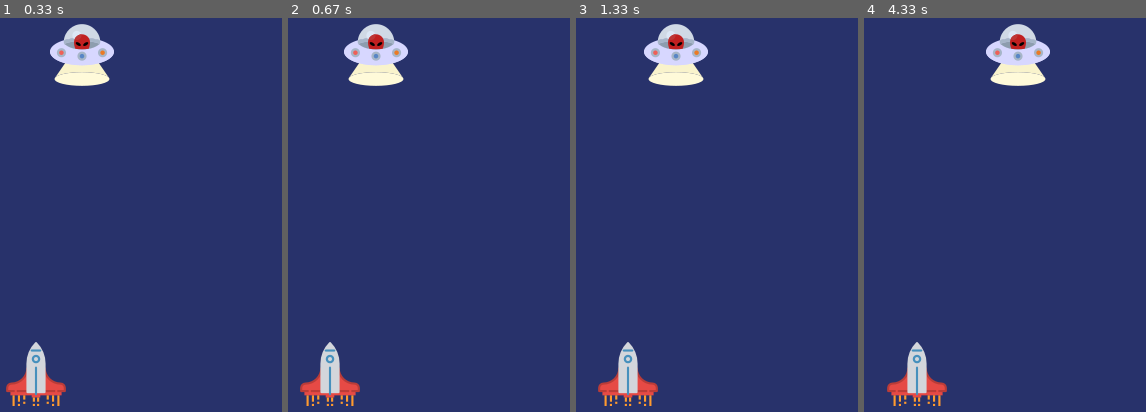
Above: before the commit, frames 1-4 (left to right).
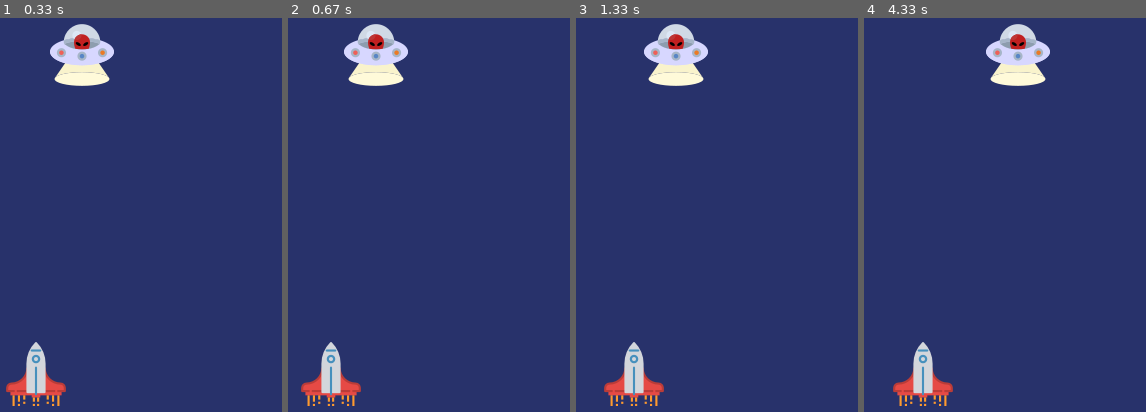
Above: after the commit, the same moments.

Repository: neginsdii/PyGame
Game: pygame game, started from main.py
Same seed, same stepped clock (60 frames per second), same inputs: the game is played once before the commit and once after it.
Inputs:
- Up to frame 1 (0.33 s): no input
- Up to frame 2 (0.67 s): hold Right from 0.33 s (still down)
- Up to frame 3 (1.33 s): release Right at 0.8 s; hold Right 0.83-1.3 s
- Up to frame 4 (4.33 s): hold Left 1.33-1.87 s; hold Left 1.9-2.3 s; hold Right 2.33-2.97 s; hold Left 3-3.47 s; hold Right 3.5-3.97 s; hold Right from 4 s (still down)

Frame 1 is identical in both runs. In frame 2, 0.6% of the frame differs, in the area x 4-26%, y 82-99%; in frame 3, 1.4%, in the area x 7-32%, y 82-99%; in frame 4, 1.4%.

Commit message:
changed enemy movement

Diff:
--- a/main.py
+++ b/main.py
@@ -22,7 +22,7 @@
 enemyX= random.randint(0,736)
 enemyY =random.randint(0,350)
 enemyVelX=0.3
-enemyVely=0
+enemyVely=0.5
 
 
 def player(x,y):
@@ -42,9 +42,11 @@
             running=False
         if event.type==pygame.KEYDOWN:
             if event.key== pygame.K_LEFT:
-                playerVelX-=0.3
+                playerVelX-=0.4
             if event.key== pygame.K_RIGHT:
-                playerVelX+=0.3
+                playerVelX+=0.4
+            if event.key==pygame.K_ESCAPE:
+                running=False
         if event.type == pygame.KEYUP:
             if event.key==pygame.K_LEFT or event.key==pygame.K_RIGHT:
                 playerVelX=0
@@ -59,8 +61,11 @@
 
     if enemyX<0:
         enemyVelX=0.3
-    if enemyX>737:
+        enemyY+=enemyVely
+    elif enemyX>737:
         enemyVelX=-0.3
+        enemyY+=enemyVely
+
     player(playerX,playerY)
     enemy(enemyX,enemyY)
     pygame.display.update()
